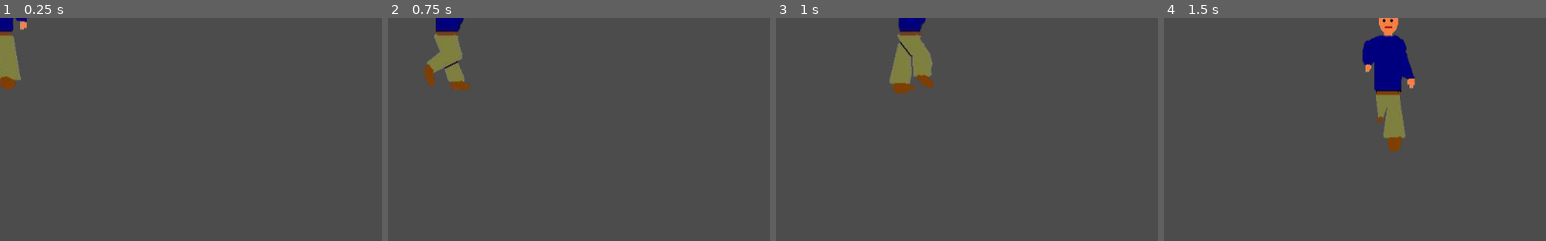
Above: before the commit, frames 1-4 (left to right).
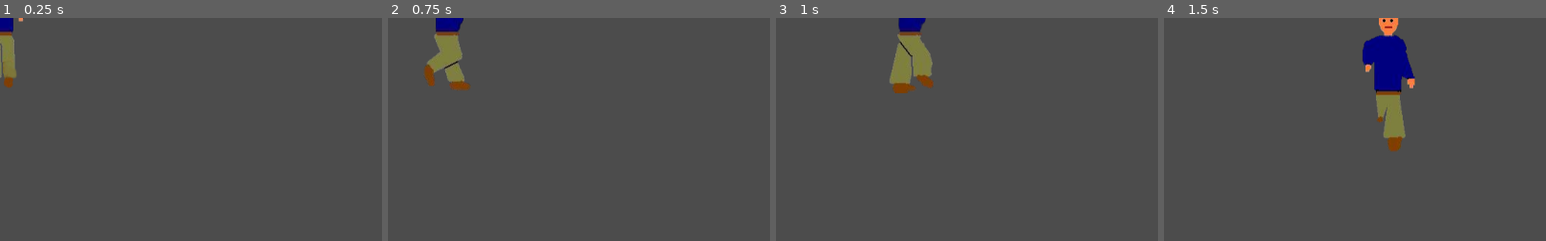
Above: after the commit, the same moments.

Repository: JohnyBuk/TotalMaster
Game: Godot game, scene res://scenes/Player.tscn
Same seed, same stepped clock (60 frames per second), same inputs: the game is played once before the commit and once after it.
Inputs:
- Up to frame 1 (0.25 s): no input
- Up to frame 2 (0.75 s): tap Enter at 0.5 s; hold Right (ui_right) from 0.53 s (still down)
- Up to frame 3 (1 s): keep holding Right (ui_right)
- Up to frame 4 (1.5 s): release Right (ui_right) at 1.28 s; hold Down (ui_down) from 1.28 s (still down)
The pictures show only the part of the screen within x 0-50%, y 0-50%; the shares and areas given below are measured in that part.

The runs differ from the first frame. In frame 1, 0.4% of the frame differs, in the area x 0-7%, y 0-33%; in frame 2, nothing differs; in frame 3, nothing differs; in frame 4, nothing differs.

Commit message:
idle animation added

Diff:
--- a/scenes/Player.tscn
+++ b/scenes/Player.tscn
@@ -16,6 +16,7 @@
 [ext_resource path="res://images/player/up/up1.png" type="Texture" id=14]
 [ext_resource path="res://images/player/up/up2.png" type="Texture" id=15]
 [ext_resource path="res://images/player/up/up3.png" type="Texture" id=16]
+[ext_resource path="res://images/player/idle.png" type="Texture" id=17]
 
 [sub_resource type="SpriteFrames" id=1]
 animations = [ {
@@ -27,6 +28,11 @@
 "frames": [ ExtResource( 14 ), ExtResource( 15 ), ExtResource( 16 ), ExtResource( 13 ), ExtResource( 16 ), ExtResource( 15 ) ],
 "loop": true,
 "name": "up",
+"speed": 5.0
+}, {
+"frames": [ ExtResource( 17 ) ],
+"loop": true,
+"name": "idle",
 "speed": 5.0
 }, {
 "frames": [ ExtResource( 4 ), ExtResource( 2 ), ExtResource( 3 ), ExtResource( 1 ), ExtResource( 3 ), ExtResource( 2 ) ],
@@ -47,8 +53,7 @@
 
 [node name="AnimatedSprite" type="AnimatedSprite" parent="."]
 frames = SubResource( 1 )
-animation = "up"
-frame = 3
+animation = "idle"
 playing = true
 
 [node name="CollisionShape2D" type="CollisionShape2D" parent="."]
--- a/scripts/Player.gd
+++ b/scripts/Player.gd
@@ -29,9 +29,10 @@
 
 	if velocity.x != 0:
 		$AnimatedSprite.animation = "left"
-		$AnimatedSprite.flip_v = false
 		$AnimatedSprite.flip_h = velocity.x > 0
 	elif velocity.y > 0:
 		$AnimatedSprite.animation = "down"
 	elif velocity.y < 0:
 		$AnimatedSprite.animation = "up"
+	else:
+		$AnimatedSprite.animation = "idle"
Binary file added: images/player/idle.png
Not shown: 1 places in scenes/Player.tscn that only renumber resources
